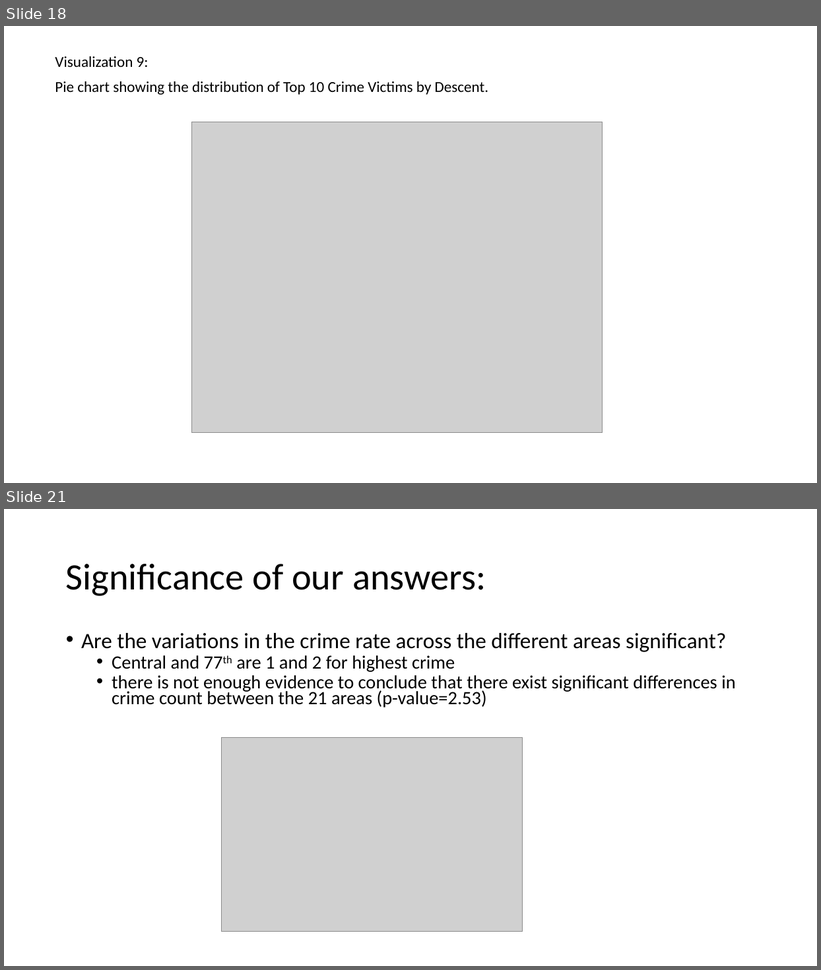
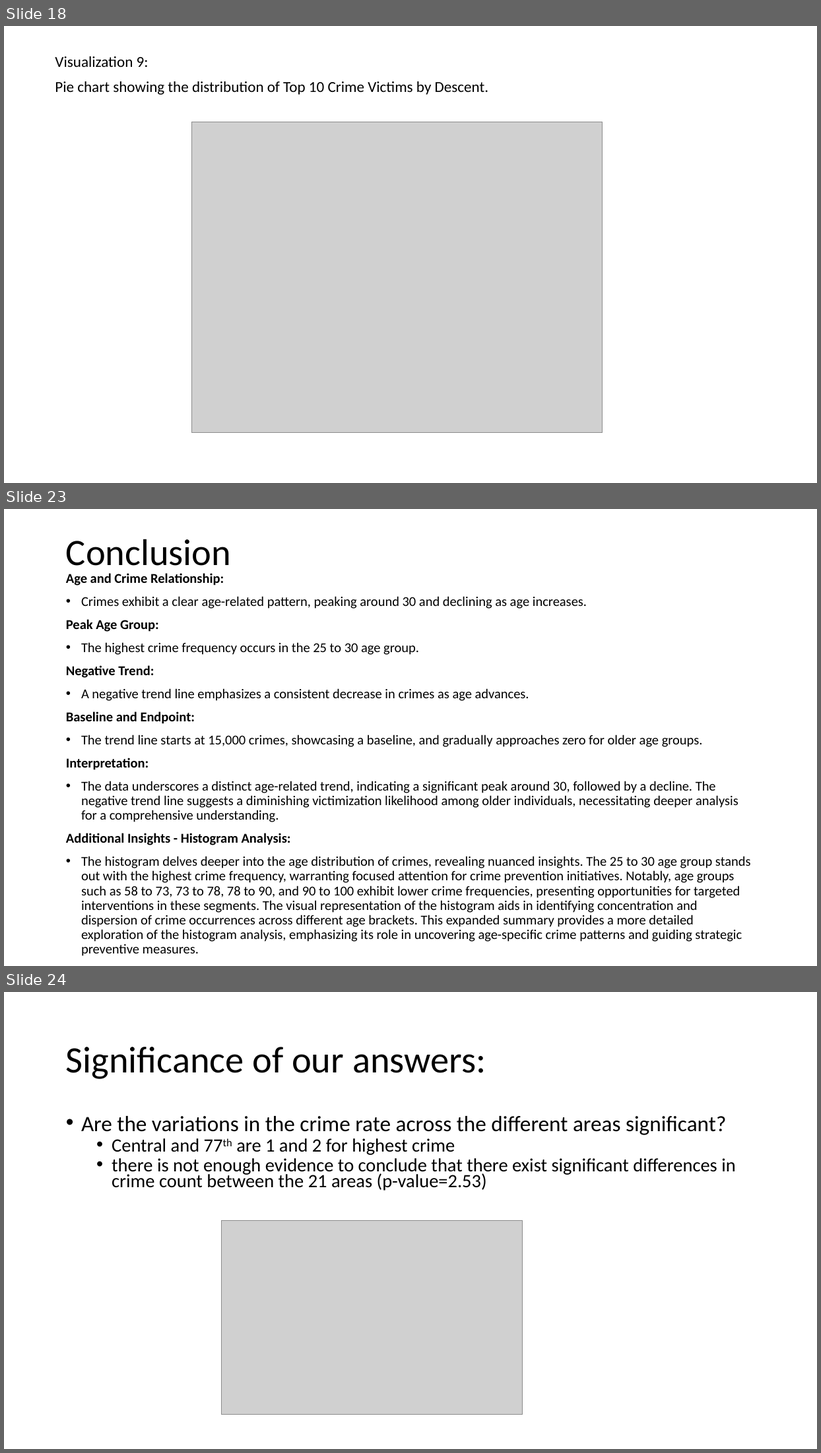
Before and after one commit to qazifabiahoq/Project_Crime_in_La_2020-Dec2023, a slide deck: Final Presentation.pptx. Shown one above the other, each under a label of ours: slides 18 and 21 before the commit, slides 18, 23 and 24 after it; the slides between them are not shown. The pictures are 821x970 and 821x1453 pixels, drawn with LibreOffice and Linux fonts; fonts in the diff are those of the drawing; grey boxes stand for pictures. Boxes give left, top, right and bottom in pixels: in the first picture for what was removed or moved away, otherwise in the second. Text is boxed around its words. In the diff, an @@ line names an element or a change of style, - is before the commit and + after.

```diff
--- a/Final Presentation.pptx
+++ b/Final Presentation.pptx
@@ slide 23 added at [4,509,817,966], background #FFFFFF @@
@@ title added at [66,539,231,574], 44 pt, text #000000 @@
+Conclusion
@@ text added at [66,573,751,956], 16 pt, text #000000 @@
+Age and Crime Relationship:
+• Crimes exhibit a clear age-related pattern, peaking around 30 and declining as age increases.
+Peak Age Group:
+• The highest crime frequency occurs in the 25 to 30 age group.
+Negative Trend:
+• A negative trend line emphasizes a consistent decrease in crimes as age advances.
+Baseline and Endpoint:
+• The trend line starts at 15,000 crimes, showcasing a baseline, and gradually approaches zero for older age groups.
+Interpretation:
+• The data underscores a distinct age-related trend, indicating a significant peak around 30, followed by a decline. The negative trend line suggests a diminishing victimization likelihood among older individuals, necessitating deeper analysis for a comprehensive understanding.
+Additional Insights - Histogram Analysis:
+• The histogram delves deeper into the age distribution of crimes, revealing nuanced insights. The 25 to 30 age group stands out with the highest crime frequency, warranting focused attention for crime prevention initiatives. Notably, age groups such as 58 to 73, 73 to 78, 78 to 90, and 90 to 100 exhibit lower crime frequencies, presenting opportunities for targeted interventions in these segments. The visual representation of the histogram aids in identifying concentration and dispersion of crime occurrences across different age brackets. This expanded summary provides a more detailed exploration of the histogram analysis, emphasizing its role in uncovering age-specific crime patterns and guiding strategic preventive measures.
@@ what was slide 21 is now slide 24 @@
```
Also in this commit, not shown: 4 other slides added, 3 slides removed.
